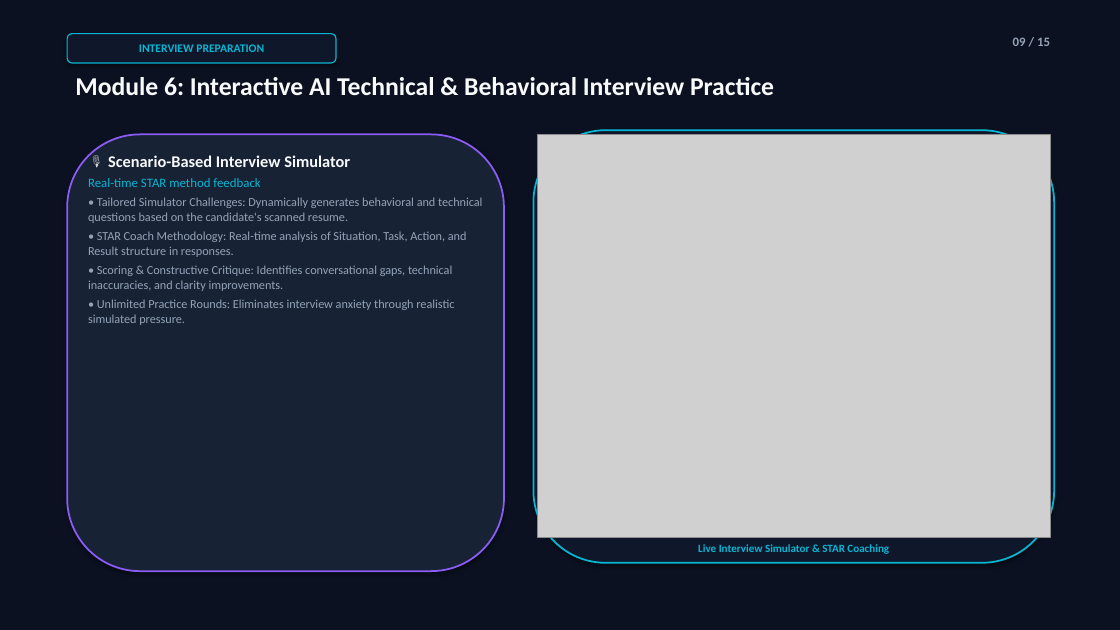
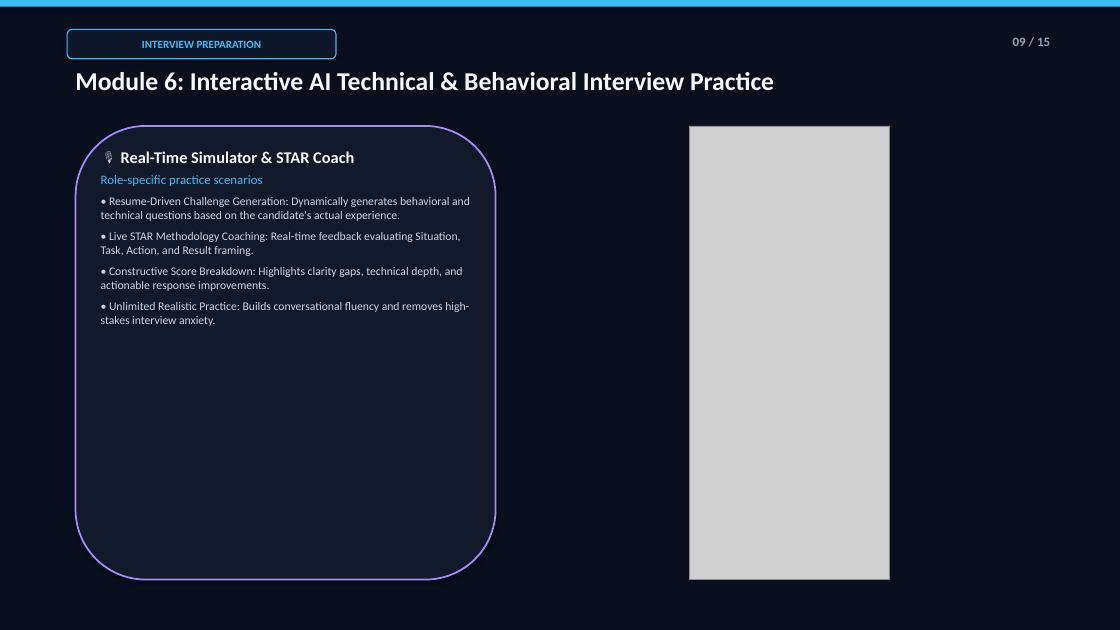
Before and after one commit to raj40870-pixel/Ai-skill-, a slide deck: slide 9 of The_Hustlers_Career_Nav_AI_Presentation.pptx. Drawn at 1120x630 pixels with LibreOffice and Linux fonts; fonts in the diff are those of the drawing; grey boxes stand for pictures. Boxes give left, top, right and bottom in pixels: in the first picture for what was removed or moved away, otherwise in the second. Text is boxed around its words. In the diff, an @@ line names an element or a change of style, - is before the commit and + after.

Commit message:
docs(presentation): upgrade pitch deck with high-definition browser & smartphone device mockups and non-distorted aspect ratios

```diff
--- a/The_Hustlers_Career_Nav_AI_Presentation.pptx
+++ b/The_Hustlers_Career_Nav_AI_Presentation.pptx
@@ rectangle at (x1=0, y1=0, x2=1120, y2=630): fill #0B1120 to #0A0F1D @@
@@ rectangle added at (x1=0, y1=0, x2=1120, y2=7), fill #38BDF8 @@
@@ rounded rectangle "INTERVIEW PREPARATION" moved from (x1=67, y1=34, x2=336, y2=63) to (x1=67, y1=29, x2=336, y2=59) @@
@@ rounded rectangle "INTERVIEW PREPARATION" at (x1=67, y1=29, x2=336, y2=59): size 10 to 9.5 pt, text colour #06B6D4 to #38BDF8; outline #06B6D4 1 pt to #38BDF8 1 pt @@
@@ text "Module 6: Interactive AI Technical ..." moved from (x1=75, y1=77, x2=774, y2=95) to (x1=75, y1=72, x2=774, y2=90) @@
@@ rounded rectangle resized from (x1=67, y1=134, x2=504, y2=571) to (x1=76, y1=126, x2=496, y2=580) @@
@@ rounded rectangle at (x1=76, y1=126, x2=496, y2=580): fill #182235 to #12192B; outline #8B5CF6 1.5 pt to #A78BFA 1.5 pt @@
@@ rounded rectangle removed at (x1=534, y1=130, x2=1054, y2=563) @@
@@ picture resized from (x1=538, y1=134, x2=1050, y2=538) to (x1=690, y1=126, x2=891, y2=580) @@
@@ text at (x1=101, y1=151, x2=470, y2=326): text changed; size 10.5 to 10 pt; text colour #94A3B8 to #CBD5E1 @@
-🎙️ Scenario-Based Interview Simulator
-Real-time STAR method feedback
-• Tailored Simulator Challenges: Dynamically generates behavioral and technical questions based on the candidate's scanned resume.
-• STAR Coach Methodology: Real-time analysis of Situation, Task, Action, and Result structure in responses.
-• Scoring & Constructive Critique: Identifies conversational gaps, technical inaccuracies, and clarity improvements.
-• Unlimited Practice Rounds: Eliminates interview anxiety through realistic simulated pressure.
+🎙️ Real-Time Simulator & STAR Coach
+Role-specific practice scenarios
+• Resume-Driven Challenge Generation: Dynamically generates behavioral and technical questions based on the candidate's actual experience.
+• Live STAR Methodology Coaching: Real-time feedback evaluating Situation, Task, Action, and Result framing.
+• Constructive Score Breakdown: Highlights clarity gaps, technical depth, and actionable response improvements.
+• Unlimited Realistic Practice: Builds conversational fluency and removes high-stakes interview anxiety.
@@ text removed at (x1=698, y1=544, x2=889, y2=554) @@
-Live Interview Simulator & STAR Coaching
```
Also in this commit, not shown: 12 other slides changed, 2 slides added, 2 slides removed, 15 other files.
